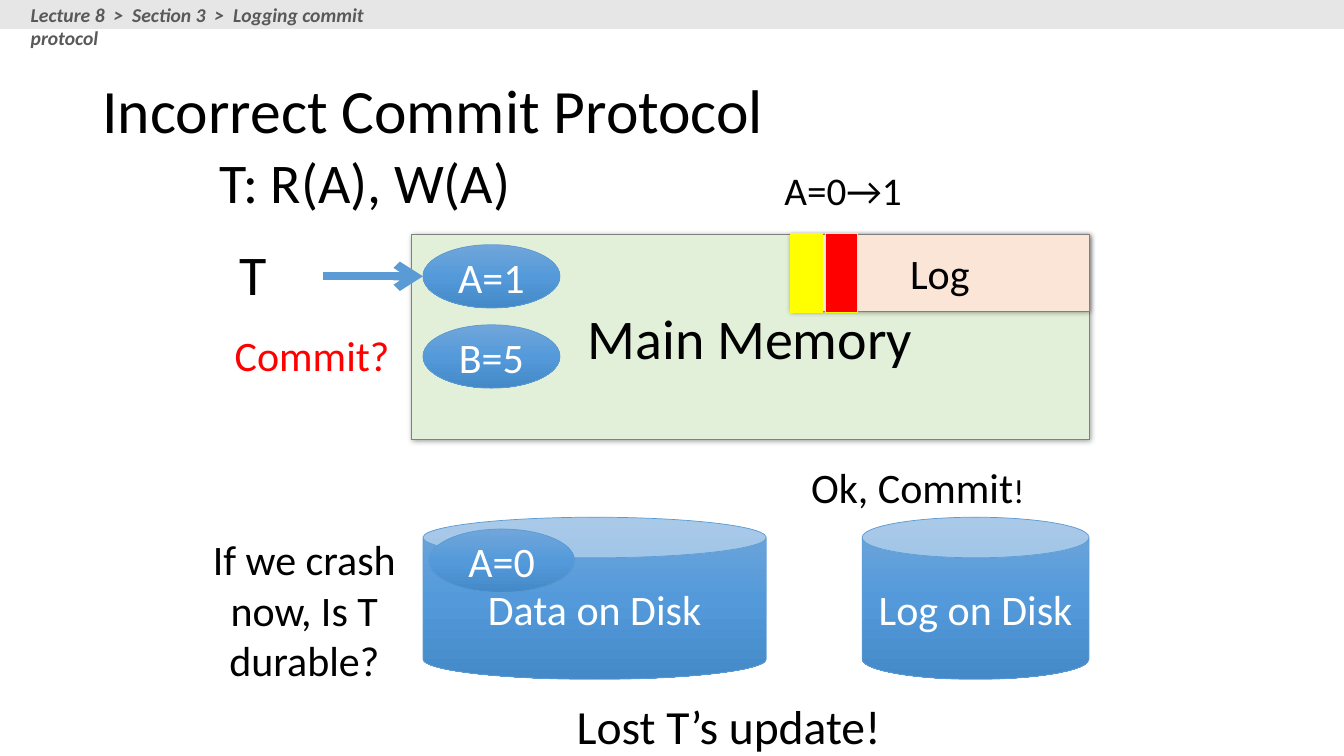
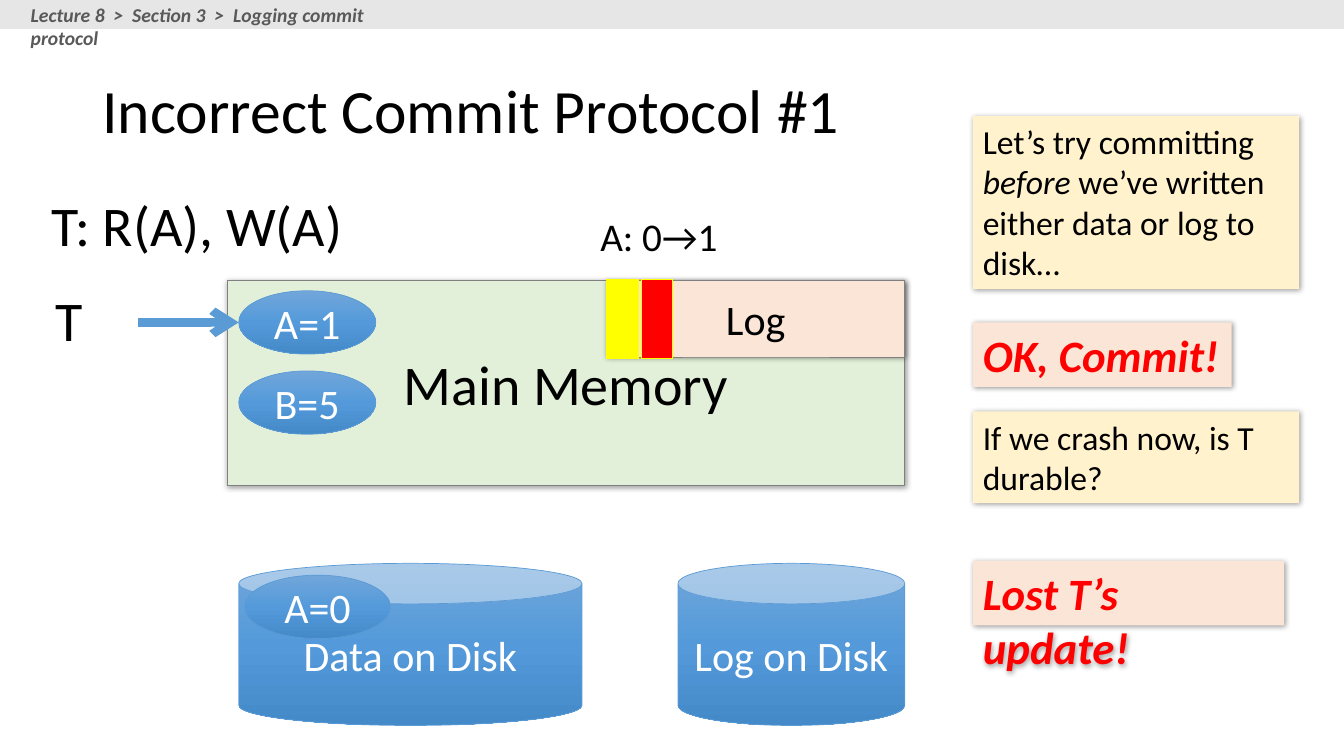
Before and after one commit to XIEQ/cs145-notebooks, a slide deck: slide 51 of lecture-8-9/Lectures_8_9_TXNs.pptx (slide 50 before the commit). Drawn at 1344x756 pixels with LibreOffice and Linux fonts; fonts in the diff are those of the drawing. Boxes give left, top, right and bottom in pixels: in the first picture for what was removed or moved away, otherwise in the second. Text is boxed around its words. In the diff, an @@ line names an element or a change of style, - is before the commit and + after.

```diff
--- a/lecture-8-9/Lectures_8_9_TXNs.pptx
+++ b/lecture-8-9/Lectures_8_9_TXNs.pptx
@@ title at bbox=[102, 90, 839, 134]: text changed @@
-Incorrect Commit Protocol
+Incorrect Commit Protocol #1
@@ rectangle added at bbox=[973, 116, 1300, 289], fill #FFF2CC, 24 pt, text #000000 @@
+Let’s try committing before we’ve written either data or log to disk…
@@ text "T: R(A), W(A)": place and size @@
-text "T: R(A), W(A)" at bbox=[220, 162, 510, 211]
+text "T: R(A), W(A)" at bbox=[52, 205, 342, 254]
@@ text at bbox=[600, 225, 717, 252]: text changed @@
-A=0→1
+A: 0→1
@@ 4 rectangles, 3 ellipses, 2 cylinders, 1 text, 1 arrow: place and size @@
-4 rectangles, 3 ellipses, 2 cylinders, 1 text, 1 arrow at bbox=[239, 234, 1090, 680]
+4 rectangles, 3 ellipses, 2 cylinders, 1 text, 1 arrow at bbox=[55, 280, 905, 726]
@@ rectangle "OK, Commit!": place and size @@
-rectangle "OK, Commit!" at bbox=[811, 474, 1013, 508]
+rectangle "OK, Commit!" at bbox=[973, 323, 1232, 387]
@@ rectangle "OK, Commit!" at bbox=[973, 323, 1232, 387]: fill none to #FBE5D6; shadow on @@
@@ text removed at bbox=[235, 342, 390, 372] @@
-Commit?
@@ text in rectangle at bbox=[983, 340, 1219, 378]: text changed; size 30 to 32 pt; text colour #000000 to #FF0000; bold on; italic on @@
-Ok, Commit!
+OK, Commit!
@@ rectangle "If we crash now, is ...": place and size @@
-rectangle "If we crash now, is ..." at bbox=[213, 546, 396, 677]
+rectangle "If we crash now, is ..." at bbox=[973, 411, 1300, 503]
@@ rectangle "If we crash now, is ..." at bbox=[973, 411, 1300, 503]: fill none to #FFF2CC; shadow on @@
@@ text in rectangle at bbox=[983, 426, 1253, 491]: text changed; size 30 to 24 pt @@
-If we crash now, Is T durable?
+If we crash now, is T durable?
@@ rectangle "Lost T’s update!": place and size @@
-rectangle "Lost T’s update!" at bbox=[577, 710, 881, 752]
+rectangle "Lost T’s update!" at bbox=[973, 562, 1285, 626]
@@ rectangle "Lost T’s update!" at bbox=[973, 562, 1285, 626]: size 34 to 32 pt, text colour #000000 to #FF0000, bold on, italic on; alignment centre to left; fill none to #FBE5D6; shadow on @@
```
Also in this commit, not shown: 25 other slides changed, 1 slide added, 2 slides removed, 1 other file.
